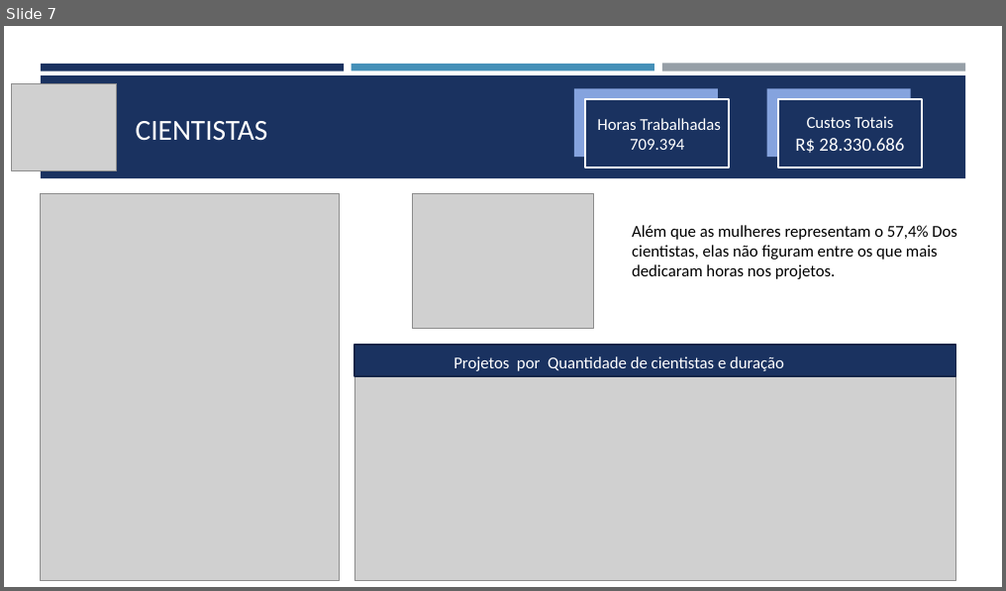
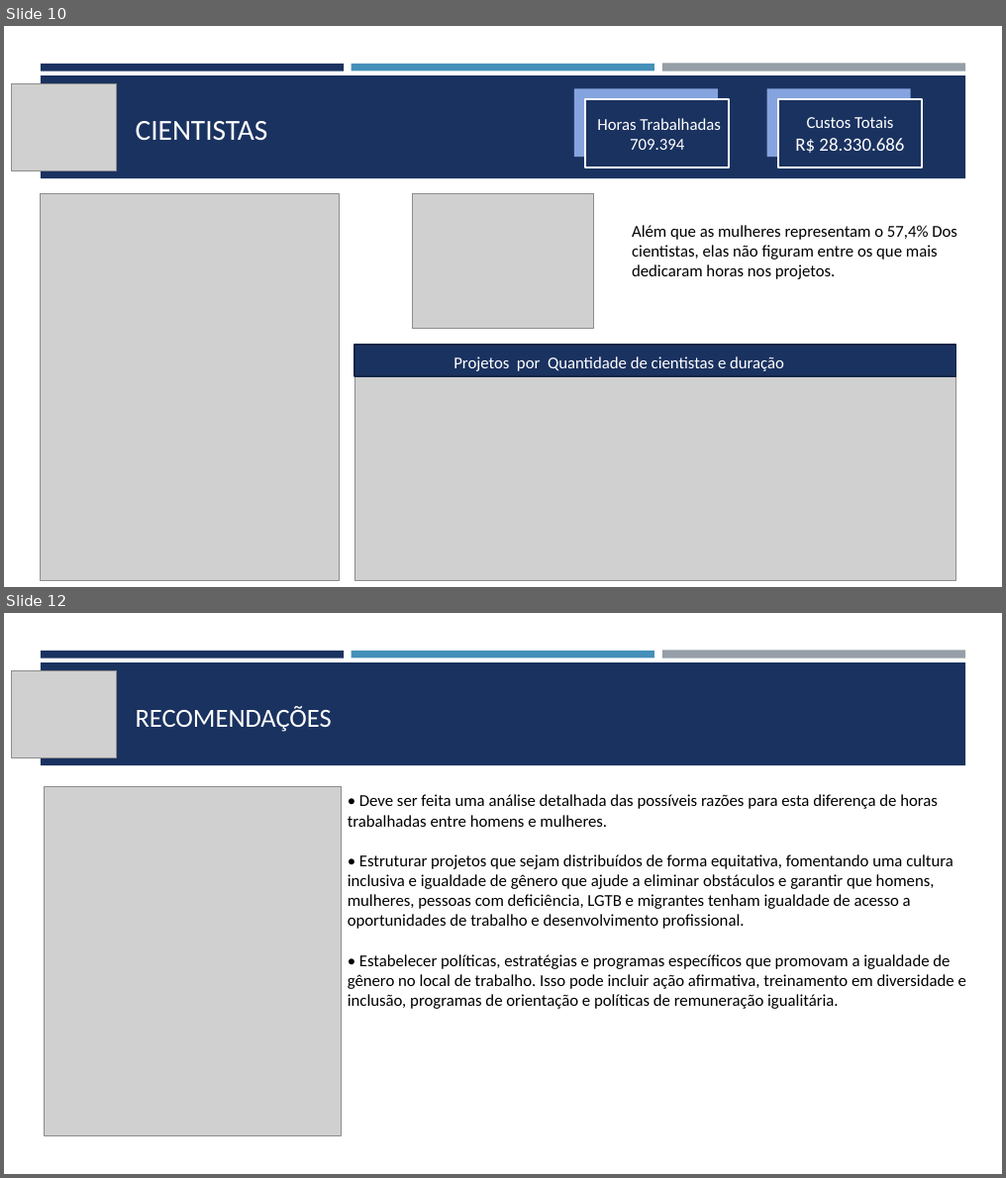
Before and after one commit to ausentes/projectositetoti, a slide deck: Relatorio Toti Cientistas.pptm. Shown one above the other, each under a label of ours: slide 7 before the commit, slides 10 and 12 after it; the slides between them are not shown. The pictures are 1006x591 and 1006x1178 pixels, drawn with LibreOffice and Linux fonts; fonts in the diff are those of the drawing; grey boxes stand for pictures. Boxes give left, top, right and bottom in pixels: in the first picture for what was removed or moved away, otherwise in the second. Text is boxed around its words. In the diff, an @@ line names an element or a change of style, - is before the commit and + after.

```diff
--- a/Relatorio Toti Cientistas.pptm
+++ b/Relatorio Toti Cientistas.pptm
@@ slide 12 added at (x1=4, y1=613, x2=1002, y2=1174), background #FFFFFF; not listed: 4 template elements that a slide beside it also shows @@
@@ picture added at (x1=12, y1=670, x2=116, y2=759) @@
@@ title added at (x1=136, y1=706, x2=332, y2=732), 25.2 pt, text #FFFFFF @@
+RECOMENDAÇÕES
@@ picture added at (x1=44, y1=786, x2=342, y2=1136) @@
@@ text added at (x1=348, y1=794, x2=966, y2=1009), 16 pt, text #000000 @@
+• Deve ser feita uma análise detalhada das possíveis razões para esta diferença de horas trabalhadas entre homens e mulheres.
+• Estruturar projetos que sejam distribuídos de forma equitativa, fomentando uma cultura inclusiva e igualdade de gênero que ajude a eliminar obstáculos e garantir que homens, mulheres, pessoas com deficiência, LGTB e migrantes tenham igualdade de acesso a oportunidades de trabalho e desenvolvimento profissional.
+• Estabelecer políticas, estratégias e programas específicos que promovam a igualdade de gênero no local de trabalho. Isso pode incluir ação afirmativa, treinamento em diversidade e inclusão, programas de orientação e políticas de remuneração igualitária.
@@ what was slide 7 is now slide 10 @@
```
Also in this commit, not shown: 4 slides changed, 5 other slides added, 2 slides removed.
